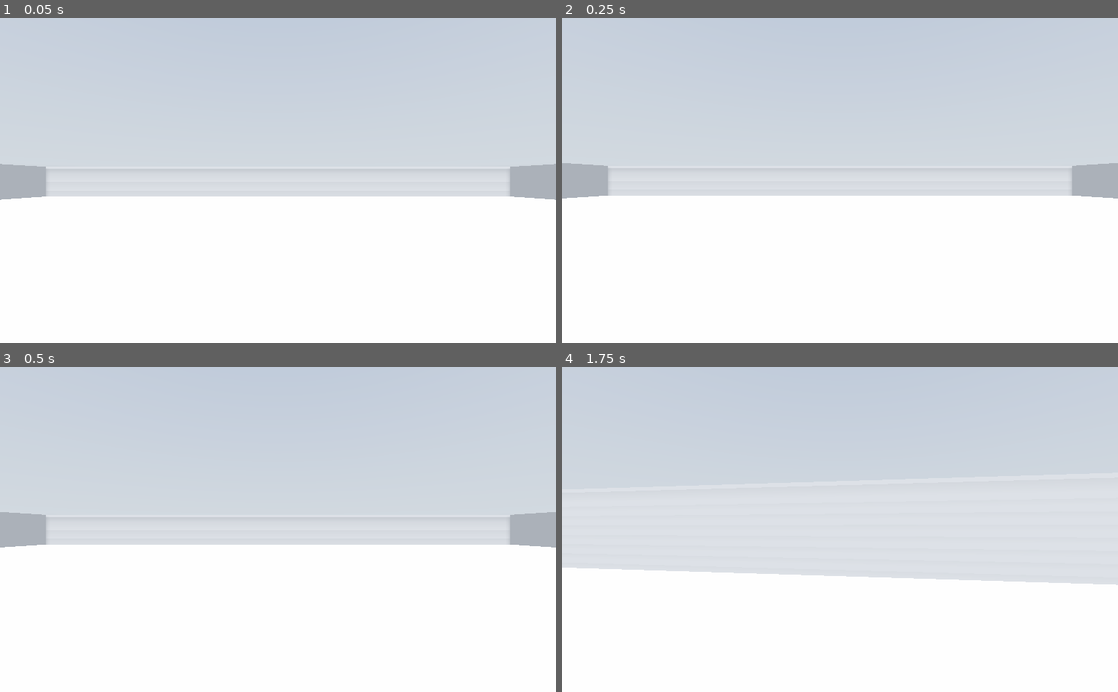
Above: before the commit, frames 1-4 (two rows, left to right).
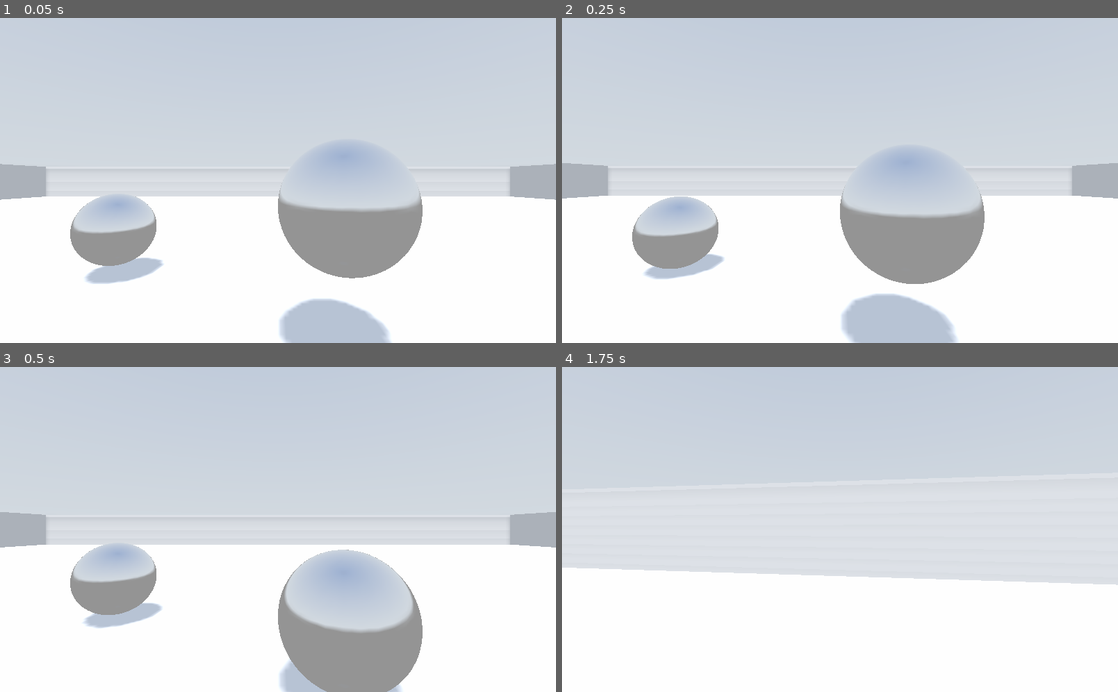
Above: after the commit, the same moments.

Repository: NataliaQuinteros/Tarea-4-grafica
Game: Godot game, scene res://World.tscn
Same seed, same stepped clock (60 frames per second), same inputs: the game is played once before the commit and once after it. A sky picture missing from this copy of the repository is replaced by a grey-blue gradient.
Inputs (mouse positions are in pixels of both pictures, inside the frame that each line leads up to):
- Up to frame 1 (0.05 s): no input
- Up to frame 2 (0.25 s): no input
- Up to frame 3 (0.5 s): no input
- Up to frame 4 (1.75 s): move the mouse to (867, 529) at 0.52 s; hold W (move_up) from 0.53 s (still down); move the mouse to (812, 529) at 1.27 s

The runs differ from the first frame. In frame 1, 12% of the frame differs, in the area x 12-76%, y 38-100%; in frame 2, 13%, in the area x 12-76%, y 40-100%; in frame 3, 13%; in frame 4, nothing differs.

Commit message:
Changes to the move and slide, to make the rigidbodies work well

Diff:
--- a/Player.gd
+++ b/Player.gd
@@ -23,7 +23,8 @@
 
 # Called when the node enters the scene tree for the first time.
 func _ready():
-		Input.set_mouse_mode(Input.MOUSE_MODE_CAPTURED)
+	Input.set_mouse_mode(Input.MOUSE_MODE_CAPTURED)
+
 
 # Input handling Function
 func _input(event):
@@ -54,7 +55,7 @@
 	apply_gravity(delta)
 
 	# Apply the velocity vector to the KinematicBody
-	velocity = move_and_slide(velocity, Vector3.UP, true, 4, 0.785398, false)
+	velocity = move_and_slide(velocity, Vector3.UP, true, 4, 0.785398, true)
 	velocity2d = Vector2(velocity.z, velocity.x)
 
 
--- a/World.tscn
+++ b/World.tscn
@@ -98,6 +98,18 @@
 [node name="Ball2" parent="Balls" instance=ExtResource( 2 )]
 transform = Transform( 1, 0, 0, 0, 1, 0, 0, 0, 1, -3.0832, 2.52201, 9.50181 )
 
+[node name="Ball3" parent="Balls" instance=ExtResource( 2 )]
+transform = Transform( 1, 0, 0, 0, 1, 0, 0, 0, 1, -4.5867, 1.323, -6.63477 )
+
+[node name="Ball4" parent="Balls" instance=ExtResource( 2 )]
+transform = Transform( 1, 0, 0, 0, 1, 0, 0, 0, 1, 0.997285, 2.31146, -3.50559 )
+
+[node name="Ball5" parent="Balls" instance=ExtResource( 2 )]
+transform = Transform( 1, 0, 0, 0, 1, 0, 0, 0, 1, -13.6144, 2.78138, -0.44697 )
+
+[node name="Ball6" parent="Balls" instance=ExtResource( 2 )]
+transform = Transform( 1, 0, 0, 0, 1, 0, 0, 0, 1, 2.23353, 1.01106, 0 )
+
 [node name="WorldEnvironment" type="WorldEnvironment" parent="."]
 environment = SubResource( 8 )
 
